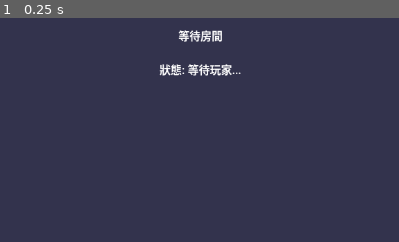
Above: before the commit, frame 1.
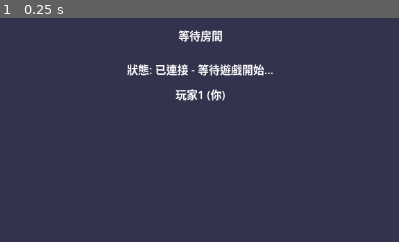
Above: after the commit, the same moment.

Repository: Craaaaz/DUCKLAND
Game: Godot game, scene res://waitingroom.tscn
Same seed, same stepped clock (60 frames per second), same inputs: the game is played once before the commit and once after it. This scene is started directly instead of the project's main scene.
Inputs:
- Up to frame 1 (0.25 s): no input
The pictures show only the part of the screen within x 25-75%, y 0-50%; the shares and areas given below are measured in that part.

The runs differ from the first frame. In frame 1, 1.7% of the frame differs, in the area x 31-69%, y 20-38%.

Commit message:
Update scripts with comments and fix NetworkManager autoload path

Diff:
--- a/gamemode_select.gd
+++ b/gamemode_select.gd
@@ -1,4 +1,4 @@
-extends Control
+extends Control				#模式選擇
 
 func _ready():
 	_create_buttons()
--- a/loginlobby.gd
+++ b/loginlobby.gd
@@ -1,4 +1,4 @@
-extends Control
+extends Control				#連線主畫面
 
 var player_name = ""
 var name_input = null
--- a/multiplayer.gd
+++ b/multiplayer.gd
@@ -1,4 +1,4 @@
-extends Control
+extends Control				#多人連線
 
 var network_manager
 var setup_btn: Button
--- a/project.godot
+++ b/project.godot
@@ -17,7 +17,7 @@
 
 [autoload]
 
-NetworkManager="*uid://clxjmtn4m1vlh"
+NetworkManager="*res://network_manager.gd"
 
 [physics]
 
--- a/waitingroom.gd
+++ b/waitingroom.gd
@@ -11,9 +11,7 @@
 func _ready():
 	# 使用自動載入的網路管理器
 	network_manager = get_node("/root/NetworkManager")
-	if not network_manager:
-		print("錯誤: 找不到自動載入的 NetworkManager")
-		return
+
 
 	print("=== 等待房間初始化 ===")
 	print("找到網路管理器，is_host = ", network_manager.is_host)
@@ -184,7 +182,7 @@
 	if network_manager.is_host:
 		start_button.disabled = count < 2
 
-func _on_start_button_pressed():
+func _on_start_button_pressed():				#呼叫主程式
 	if network_manager.is_host and network_manager.get_player_count() >= 2:
 		print("開始遊戲...")
 		# 這裡應該實現開始遊戲的邏輯
